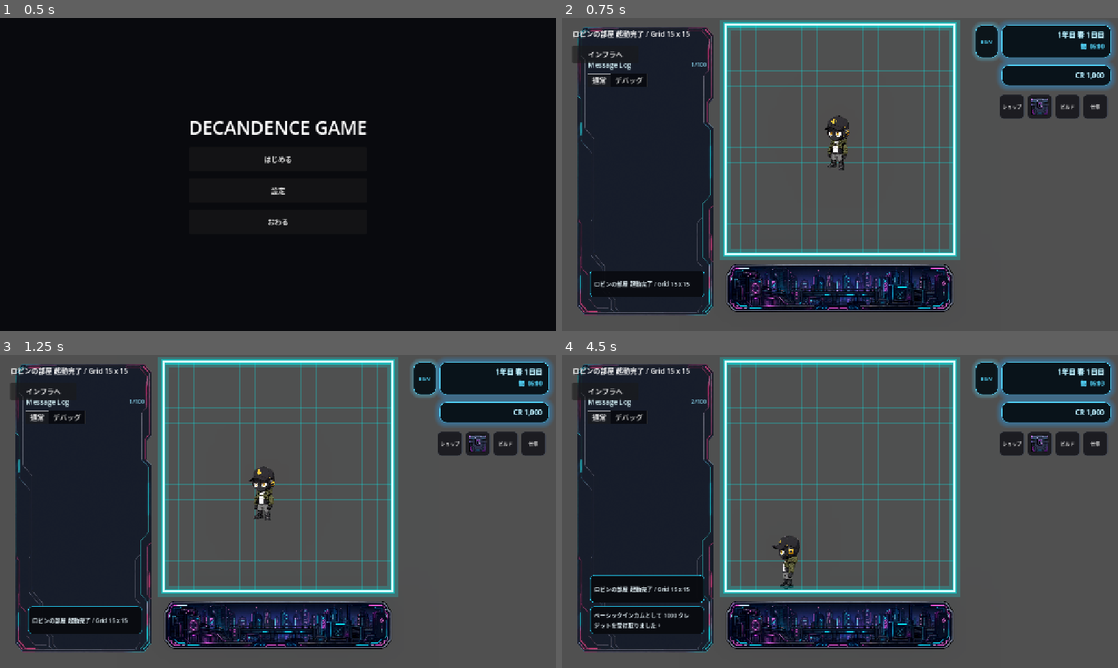
Above: before the commit, frames 1-4 (two rows, left to right).
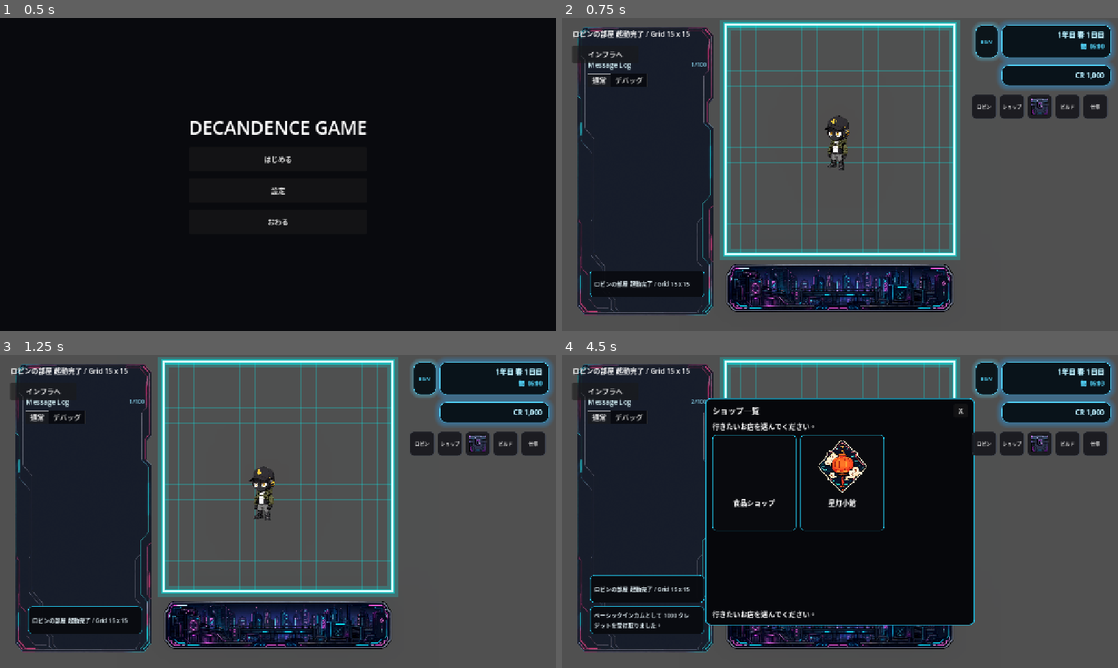
Above: after the commit, the same moments.

Repository: grimoire1089-coder/optimistic
Game: Godot game, scene res://Scenes/Boot/TitleScene.tscn
Same seed, same stepped clock (60 frames per second), same inputs: the game is played once before the commit and once after it. Sound files missing from this copy of the repository are replaced by a short silence.
Inputs (mouse positions are in pixels of both pictures, inside the frame that each line leads up to):
- Up to frame 1 (0.5 s): no input
- Up to frame 2 (0.75 s): click "はじめる" at 0.5 s
- Up to frame 3 (1.25 s): no input
- Up to frame 4 (4.5 s): click (984, 442) at 1.25 s, where only the run after the commit has a clickable "ロビン"; click "BGM" at 2 s; click "OFF" at 2.75 s; click "ショップ" at 3.5 s; click "X" (after the commit: "×") at 4.25 s

Frame 1 is identical in both runs. In frame 2, 0.3% of the frame differs, in the area x 73-78%, y 24-33%; in frame 3, 0.3%; in frame 4, 35%, in the area x 25-78%, y 13-87%.

Commit message:
Place Robin HUD button in main scene

Diff:
--- a/Scenes/Main/MainScene.tscn
+++ b/Scenes/Main/MainScene.tscn
@@ -19,6 +19,7 @@
 [ext_resource type="Script" uid="uid://bs7g8isgeu778" path="res://Scripts/Scenes/Main/Modules/RobinRoomBgmListModule.gd" id="16_robin_room_bgm"]
 [ext_resource type="PackedScene" path="res://Scenes/UI/HUD/MessageLogPanel.tscn" id="17_message_log"]
 [ext_resource type="Texture2D" uid="uid://c3alnt1qvimm6" path="res://Assets/UI/Parts/Background_panel_001.png" id="18_left_panel_bg"]
+[ext_resource type="PackedScene" path="res://Scenes/UI/HUD/RobinHudButton.tscn" id="19_robin_hud_button"]
 
 [sub_resource type="Environment" id="Environment_ctt6t"]
 glow_enabled = true
@@ -88,6 +89,8 @@
 [node name="InventoryUI" parent="CanvasLayer" unique_id=520989565 instance=ExtResource("10_inventory_ui")]
 anchors_preset = 8
 
+[node name="RobinHudButton" parent="CanvasLayer" unique_id=109920417 instance=ExtResource("19_robin_hud_button")]
+
 [node name="ShopButton" parent="CanvasLayer" unique_id=2139128007 instance=ExtResource("14_shop_button")]
 
 [node name="InventoryButton" parent="CanvasLayer" unique_id=15107441 instance=ExtResource("9_inventory_button")]
